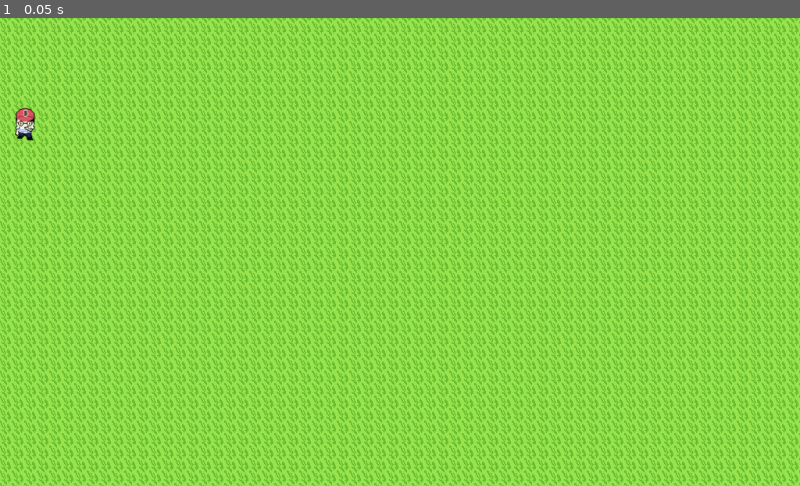
Above: before the commit, frame 1.
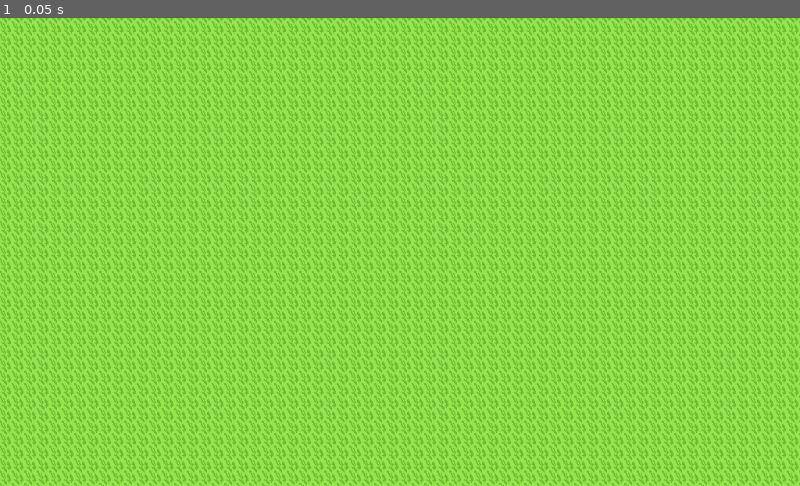
Above: after the commit, the same moment.

Repository: jackymayo/bbmoba2d
Game: Godot game, scene res://Scenes/Game.tscn
Same seed, same stepped clock (60 frames per second), same inputs: the game is played once before the commit and once after it.
Inputs:
- Up to frame 1 (0.05 s): no input

The runs differ from the first frame. In frame 1, 0.2% of the frame differs, in the area x 1-22%, y 16-27%.
Error before the commit: Parse Error: The function signature doesn't match the parent. Parent signature is: "void set(String, Variant)". (res://Scripts/PlayerProperties.gd:44)

Commit message:
Structure must be modified for networking

Diff:
--- a/Scenes/Game.tscn
+++ b/Scenes/Game.tscn
@@ -1,20 +1,10 @@
-[gd_scene load_steps=6 format=2]
+[gd_scene load_steps=2 format=2]
 
 [ext_resource path="res://Resources/tiles.tres" type="TileSet" id=1]
-[ext_resource path="res://Scripts/PlayerProperties.gd" type="Script" id=2]
-[ext_resource path="res://Scripts/GeneralMovement.gd" type="Script" id=3]
-[ext_resource path="res://Assets/beebois/freddy/freddy.png" type="Texture" id=4]
 
-[sub_resource type="RectangleShape2D" id=1]
+[node name="Maps" type="Node" index="0"]
 
-custom_solver_bias = 0.0
-extents = Vector2( 10, 10 )
-
-[node name="Game" type="Node" index="0"]
-
-[node name="Map" type="Node2D" parent="." index="0"]
-
-[node name="Grass" type="TileMap" parent="Map" index="0"]
+[node name="Grass" type="TileMap" parent="." index="0"]
 
 mode = 0
 tile_set = ExtResource( 1 )
@@ -35,8 +25,9 @@
 tile_data = PoolIntArray( 0, 0, 0, 1, 0, 0, 2, 0, 0, 3, 0, 0, 4, 0, 0, 5, 0, 0, 6, 0, 0, 7, 0, 0, 8, 0, 0, 9, 0, 0, 10, …(35033 unchanged characters)…
 _sections_unfolded = [ "Cell" ]
 
-[node name="Gray Brick" type="TileMap" parent="Map" index="1"]
+[node name="Gray Brick" type="TileMap" parent="." index="1"]
 
+position = Vector2( 1, 0 )
 mode = 0
 tile_set = ExtResource( 1 )
 cell_size = Vector2( 16, 16 )
@@ -53,29 +44,7 @@
 collision_mask = 1
 occluder_light_mask = 1
 format = 1
-tile_data = PoolIntArray(  )
+tile_data = PoolIntArray( 393229, 0, 0 )
 _sections_unfolded = [ "Cell" ]
 
-[node name="Player" type="Node2D" parent="." index="1"]
-
-position = Vector2( 32.3094, 140.674 )
-script = ExtResource( 2 )
-_sections_unfolded = [ "Transform", "Z Index" ]
-
-[node name="Movement" type="KinematicBody2D" parent="Player" index="0"]
-
-input_pickable = false
-collision_layer = 1
-collision_mask = 1
-collision/safe_margin = 0.08
-script = ExtResource( 3 )
-_sections_unfolded = [ "Collision", "collision" ]
-
-[node name="Sprite" type="Sprite" parent="Player/Movement" index="0"]
-
-texture = ExtResource( 4 )
-_sections_unfolded = [ "Animation", "Transform", "Z Index" ]
-
-[node name="CollisionShape2D" type="CollisionShape2D" parent="Player/Movement" index="1"]
-
-shape = SubResource( 1 )
+[node name="Map" type="Node2D" parent="." index="2"]
Binary file added: Assets/projectiles/arrow.aseprite
